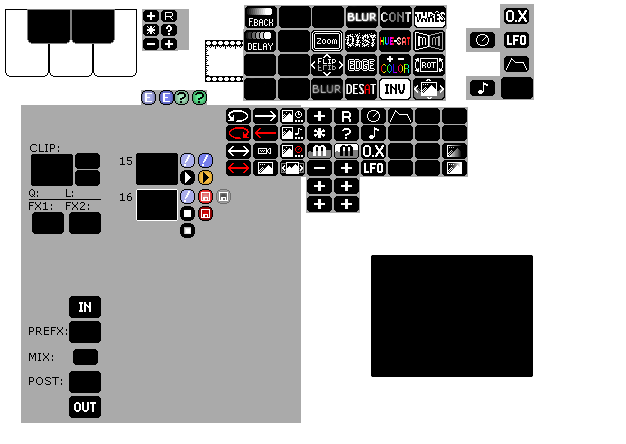
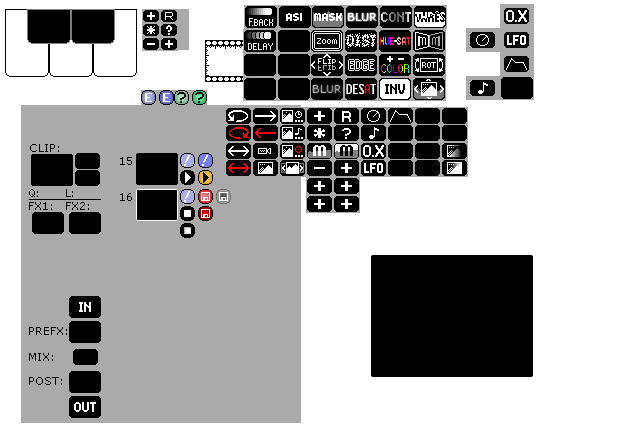
Layer changes from the first (626, 444) image to the second:
painted on "New Layer#4" over 286, 11, 343, 27
